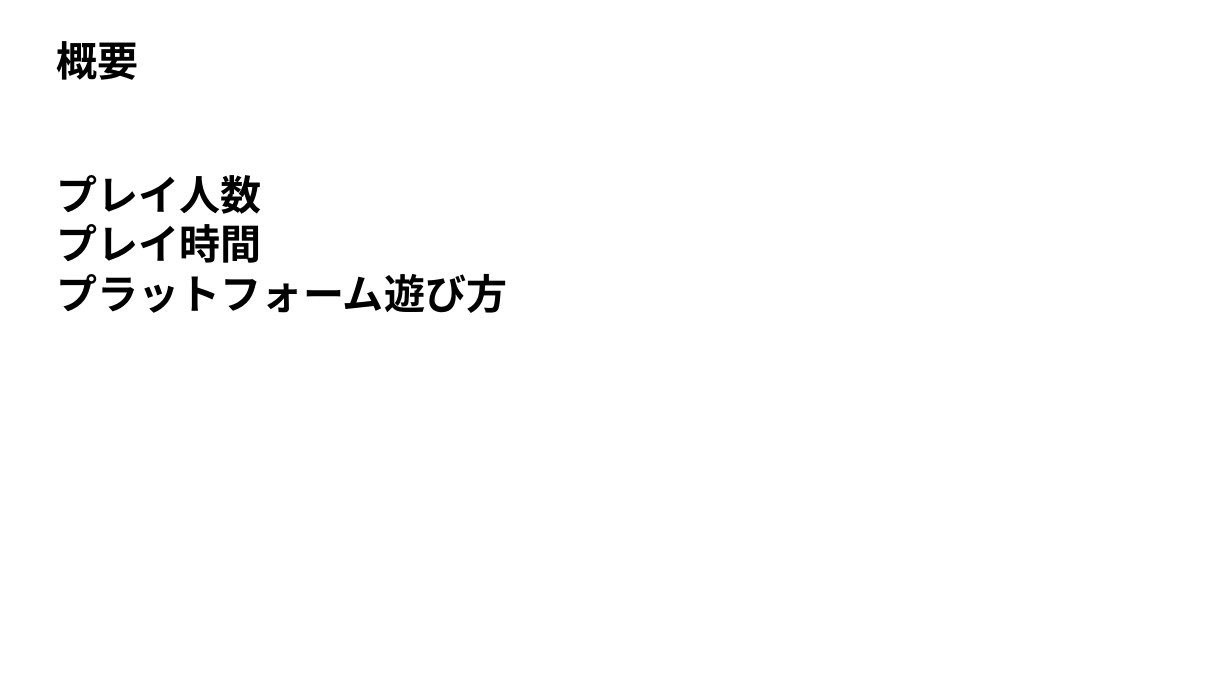
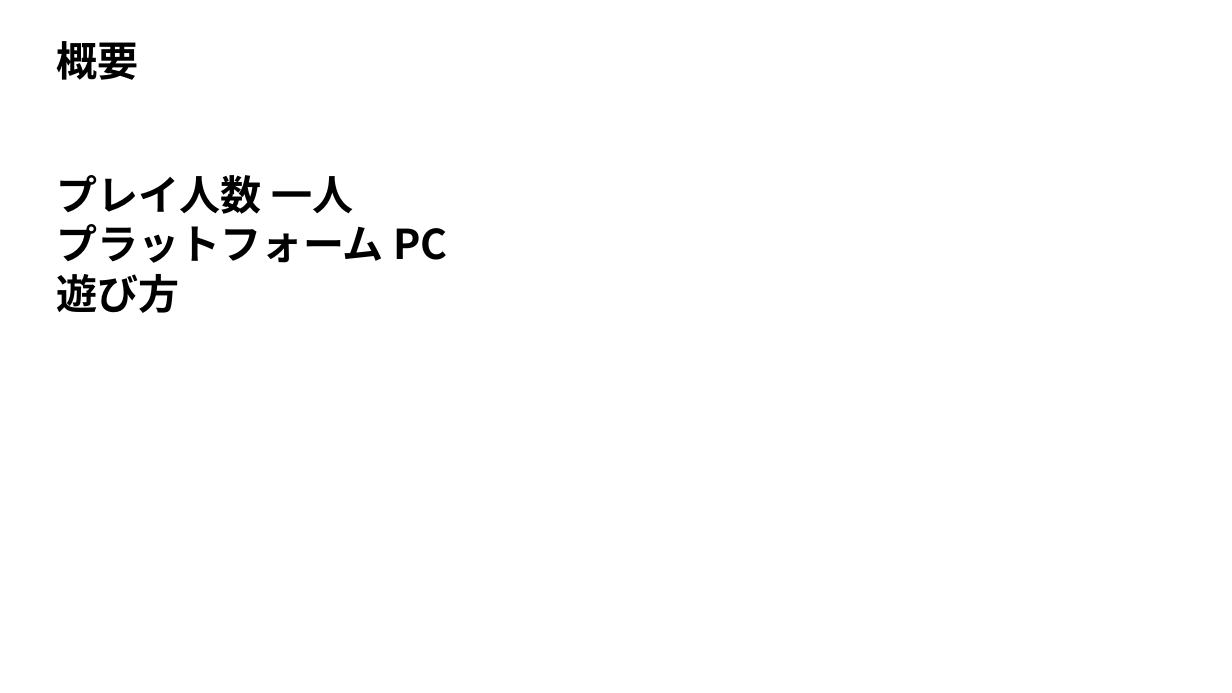
Before and after one commit to takeuchidaina/CircleProject_TowerDefense, a slide deck: slide 5 of 書類やスケジュール/サークル作品１.pptx (slide 6 before the commit). Drawn at 1232x693 pixels with LibreOffice and Linux fonts; fonts in the diff are those of the drawing. Boxes give left, top, right and bottom in pixels: in the first picture for what was removed or moved away, otherwise in the second. Text is boxed around its words. In the diff, an @@ line names an element or a change of style, - is before the commit and + after.

```diff
--- a/書類やスケジュール/サークル作品１.pptx
+++ b/書類やスケジュール/サークル作品１.pptx
@@ text at (57,175,448,313): text changed @@
-プレイ人数
-プレイ時間
-プラットフォーム遊び方
+プレイ人数 一人
+プラットフォーム PC
+遊び方
```
Also in this commit, not shown: 1 other slide changed, 2 slides added, 3 slides removed.
